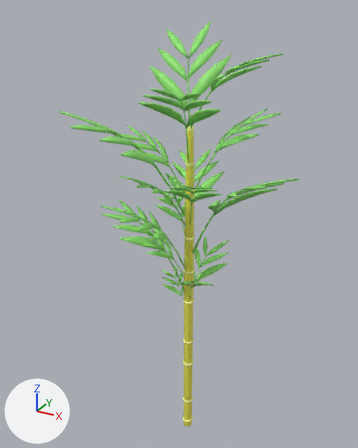
A saved change to the Blender file Assets/Models/Bamboo.blend.
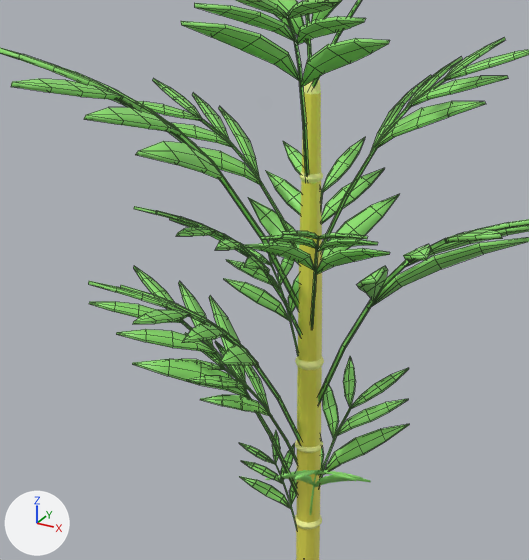
There are two pictures of each version: one whole from a 50 mm lens placed at (1.94, -3.73, 4.28), pointed at (-0.08, -0.06, 2.45), one close up on the part from 18% to 77% of the width and 21% to 71% of the height. Every picture has the same lights, and +X, +Y and +Z are marked at lower left. The close-ups show mesh edges as thin lines.

The first close-up shows 'bambouE001', 'foliage', 'foliage.001', 'foliage.002', 'foliage.003', 'foliage.004', 'foliage.005', 'foliage.006', 'foliage.007', 'foliage.008', 'foliage.010', 'foliage.011', 'foliage.014'.
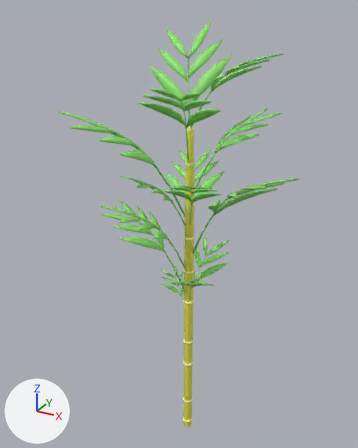
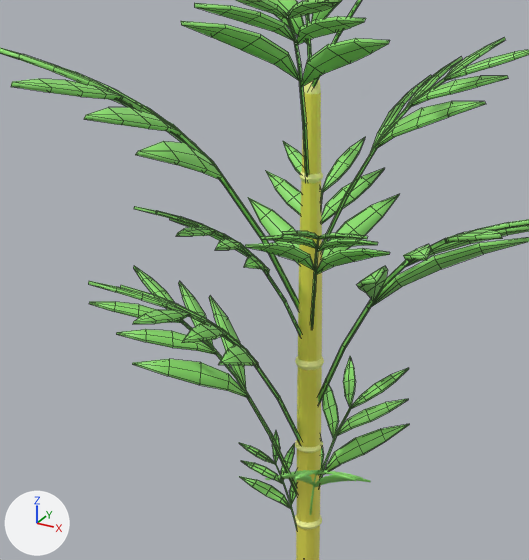
What differs and where, as boxes [x1, y1, x2, y2] in the close-ups (529 x 560 px):
'foliage.005', deleted (green)
    before: [137, 78, 297, 247]
'foliage.014', deleted (green)
    before: [175, 332, 297, 463]
'foliage.003', deleted (green)
    before: [223, 240, 299, 355]

Diff of the bpy script that builds the scene:
```diff
--- a/Assets/Models/Bamboo.blend.py
+++ b/Assets/Models/Bamboo.blend.py
@@ ob_foliage_003 @@
-ob_foliage_003 = bpy.data.objects.new('foliage.003', me_plane_005)
-ob_foliage_003.location = (-0.02, 0.007, 2.159)
-ob_foliage_003.rotation_euler = (1.571, 0.0, 1.04)  # degrees (90, 0, 60)
-ob_foliage_003.scale = (0.773, 0.773, 0.773)
@@ ob_foliage_005 @@
-ob_foliage_005 = bpy.data.objects.new('foliage.005', me_plane_007)
-ob_foliage_005.location = (-0.014, 0.003, 2.647)
-ob_foliage_005.rotation_euler = (1.571, 0.0, 1.839)  # degrees (90, 0, 105)
-ob_foliage_005.scale = (0.997, 0.997, 0.997)
@@ ob_foliage_014 @@
-ob_foliage_014 = bpy.data.objects.new('foliage.014', me_plane_016)
-ob_foliage_014.location = (-0.013, 0.003, 1.79)
-ob_foliage_014.rotation_euler = (1.571, 0.0, 1.889)  # degrees (90, 0, 108)
-ob_foliage_014.scale = (0.811, 0.811, 0.811)
```
